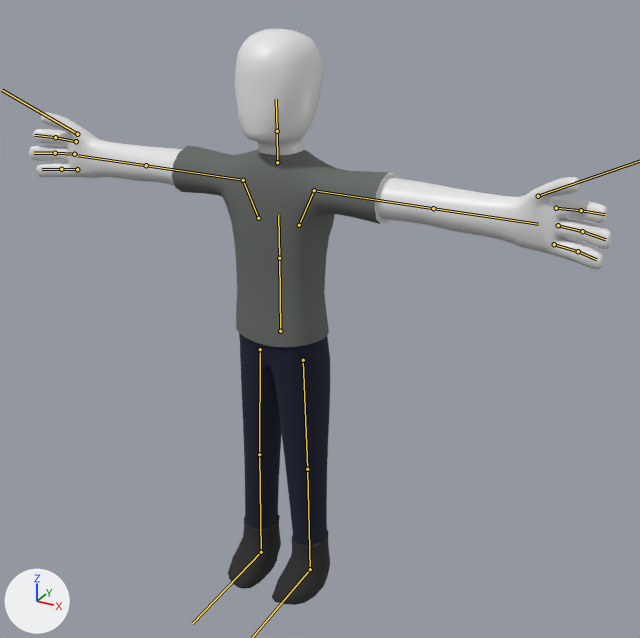
A saved change to the glTF model asg5/models/character.glb.
Both versions are drawn from a 50 mm camera at (1.146, -1.865, 1.794) aimed at (0.102, 0.034, 0.845). Lighting does not change. The marker at lower left points along +X, +Y and +Z. The bones that bend it are drawn over the model as lines.

Objects in the first picture: 'Third'.
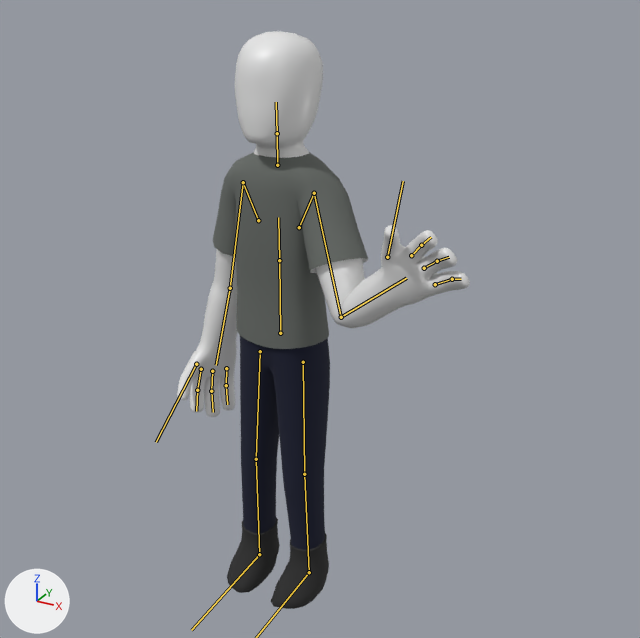
The newer file adds an action. The first version stands in its rest pose; the second is drawn at frame 4 of the action 'Wave'.

Where the change shows, as pixel boxes (x1, y1, x2, y2) in the pictures (640 x 638 px):
'Third', posed (50% narrower): before (29, 29, 612, 605); after (177, 31, 470, 609)
bone 'Abdomen', root to tip: before (280, 331) to (279, 258); after (280, 333) to (279, 260)
bone 'UpperArm.L', root to tip: before (314, 190) to (433, 208); after (314, 193) to (341, 317)
bone 'LowerArm.L', root to tip: before (433, 208) to (538, 224); after (341, 317) to (406, 278)
bone 'Pinky_1.L', root to tip: before (554, 244) to (578, 251); after (435, 284) to (452, 279)
bone 'UpperArm.R', root to tip: before (243, 180) to (146, 165); after (243, 182) to (230, 288)
bone 'LowerArm.R', root to tip: before (146, 165) to (77, 155); after (230, 288) to (216, 365)
bone 'UpperLeg.L', root to tip: before (303, 360) to (307, 469); after (303, 362) to (304, 474)
bone 'LowerLeg.L', root to tip: before (307, 469) to (310, 569); after (304, 474) to (309, 572)
bone 'UpperLeg.R', root to tip: before (260, 349) to (259, 454); after (260, 351) to (256, 459)
bone 'LowerLeg.R', root to tip: before (259, 454) to (261, 552); after (256, 459) to (259, 554)

Edits to the bpy script that builds the scene:
```text
Change bone_abdomen:
    where bone_abdomen = bpy.data.objects['Armature'].pose.bones['Abdomen']
    bone_abdomen.location: (0.0, 0.0, 0.0) -> (0.0, -0.006, 0.0)
Change bone_upperarm_l:
    where bone_upperarm_l = bpy.data.objects['Armature'].pose.bones['UpperArm.L']  # child of 'Shoulder.L'
    bone_upperarm_l.rotation_quaternion: (1.0, 0.0, 0.0, 0.0) -> (0.829, 0.288, 0.155, -0.454)  # degrees (0, 0, 0) -> degrees (23, 31, -51)
Change bone_lowerarm_l:
    where bone_lowerarm_l = bpy.data.objects['Armature'].pose.bones['LowerArm.L']  # child of 'UpperArm.L'
    bone_lowerarm_l.rotation_quaternion: (1.0, 0.0, 0.0, 0.0) -> (0.654, -0.294, 0.052, 0.695)  # degrees (0, 0, 0) -> degrees (-21, 28, 88)
Change bone_pinky_1_l:
    where bone_pinky_1_l = bpy.data.objects['Armature'].pose.bones['Pinky_1.L']  # child of 'LowerArm.L'
    bone_pinky_1_l.rotation_quaternion: (1.0, 0.0, 0.0, 0.0) -> (1.0, 0.006, -0.002, -0.027)  # degrees (0, 0, 0) -> degrees (1, 0, -3)
Change bone_upperarm_r:
    where bone_upperarm_r = bpy.data.objects['Armature'].pose.bones['UpperArm.R']  # child of 'Shoulder.R'
    bone_upperarm_r.rotation_quaternion: (1.0, 0.0, 0.0, 0.0) -> (0.749, 0.14, -0.203, 0.615)  # degrees (0, 0, 0) -> degrees (-3, -28, 80)
Change bone_lowerarm_r:
    where bone_lowerarm_r = bpy.data.objects['Armature'].pose.bones['LowerArm.R']  # child of 'UpperArm.R'
    bone_lowerarm_r.rotation_quaternion: (1.0, 0.0, 0.0, 0.0) -> (0.966, 0.042, -0.254, -0.034)  # degrees (0, 0, 0) -> degrees (6, -29, -6)
Change bone_upperleg_l:
    where bone_upperleg_l = bpy.data.objects['Armature'].pose.bones['UpperLeg.L']
    bone_upperleg_l.location: (0.0, 0.0, 0.0) -> (0.0, 0.006, 0.0)
    bone_upperleg_l.rotation_quaternion: (1.0, 0.0, 0.0, 0.0) -> (1.0, 0.027, -0.001, 0.0)  # degrees (0, 0, 0) -> degrees (3, 0, 0)
Change bone_lowerleg_l:
    where bone_lowerleg_l = bpy.data.objects['Armature'].pose.bones['LowerLeg.L']  # child of 'UpperLeg.L'
    bone_lowerleg_l.rotation_quaternion: (1.0, 0.0, 0.0, 0.0) -> (0.999, -0.043, 0.001, 0.0)  # degrees (0, 0, 0) -> degrees (-5, 0, 0)
Change bone_upperleg_r:
    where bone_upperleg_r = bpy.data.objects['Armature'].pose.bones['UpperLeg.R']
    bone_upperleg_r.location: (0.0, 0.0, 0.0) -> (0.0, 0.006, 0.0)
    bone_upperleg_r.rotation_quaternion: (1.0, 0.0, 0.0, 0.0) -> (1.0, 0.027, 0.001, 0.0)  # degrees (0, 0, 0) -> degrees (3, 0, 0)
Change bone_lowerleg_r:
    where bone_lowerleg_r = bpy.data.objects['Armature'].pose.bones['LowerLeg.R']  # child of 'UpperLeg.R'
    bone_lowerleg_r.rotation_quaternion: (1.0, 0.0, 0.0, 0.0) -> (0.999, -0.043, -0.001, 0.0)  # degrees (0, 0, 0) -> degrees (-5, 0, 0)
```
